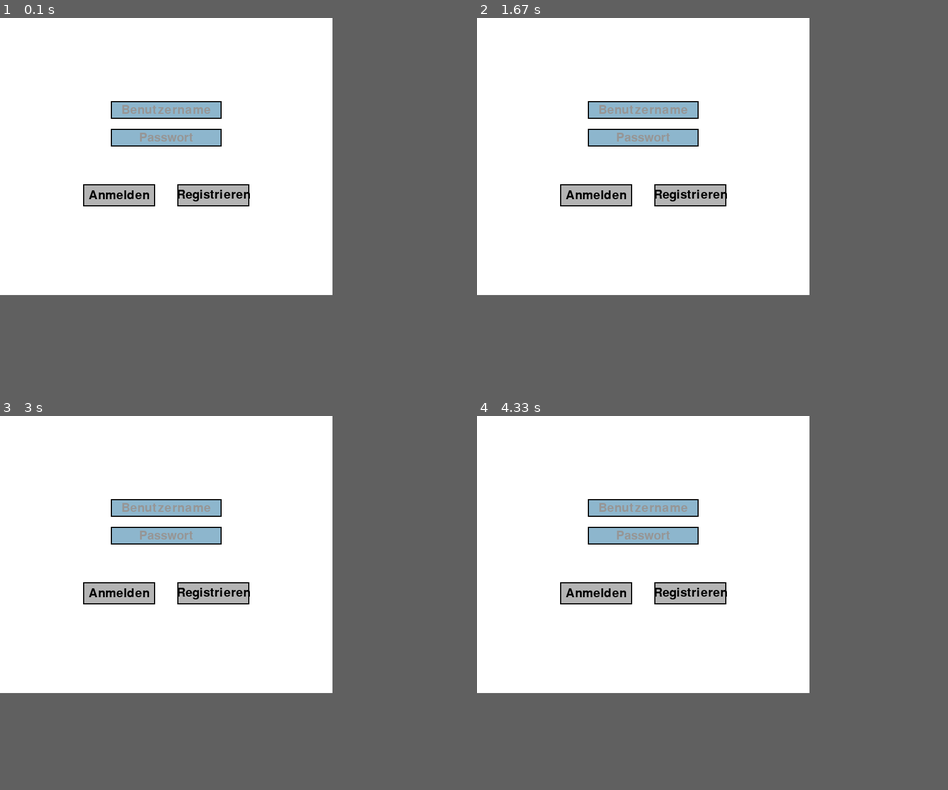
Above: before the commit, frames 1-4 (two rows, left to right).
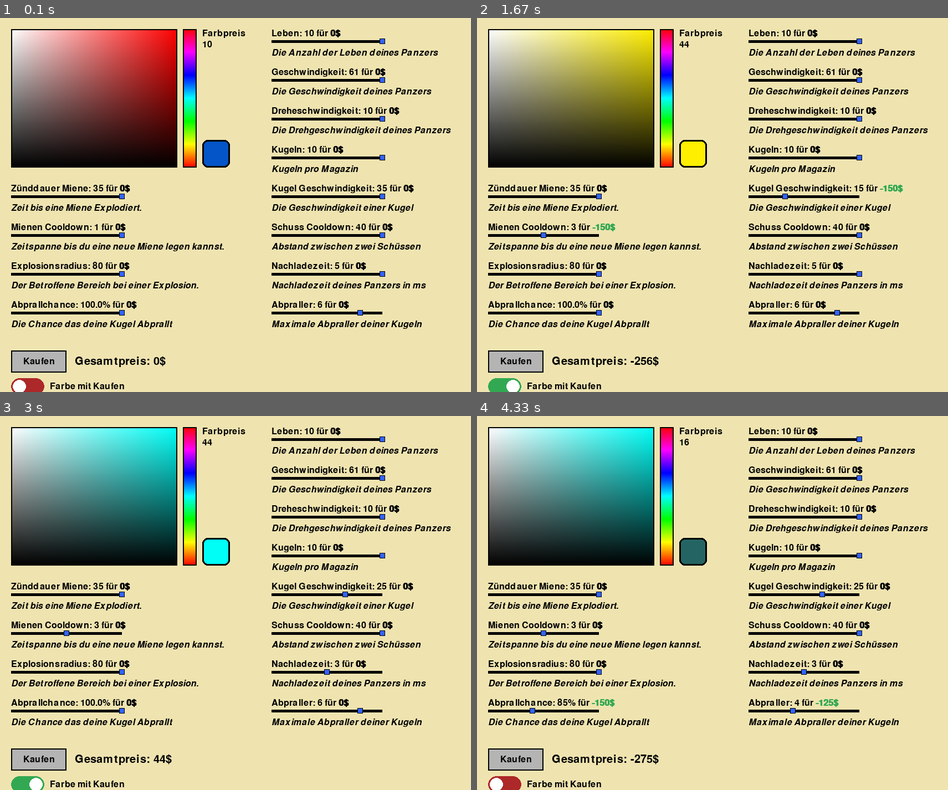
Above: after the commit, the same moments.

Repository: Keksfabrik-glitch/Panzerkiste
Game: pygame game, started from Main.py
Same seed, same stepped clock (60 frames per second), same inputs: the game is played once before the commit and once after it.
Inputs (mouse positions are in pixels of both pictures, inside the frame that each line leads up to):
- Up to frame 1 (0.1 s): no input
- Up to frame 2 (1.67 s): click (505, 384) at 0.38 s; click (514, 362) at 0.72 s, where only the run after the commit has a clickable "Kaufen"; press the mouse at (571, 96) at 1.03 s; move the mouse to (670, 145) at 1.13 s; release the mouse at (769, 193) at 1.27 s; press the mouse at (542, 234) at 1.37 s; move the mouse to (688, 205) at 1.47 s; release the mouse at (834, 171) at 1.6 s
- Up to frame 3 (3 s): press the mouse at (324, 670) at 1.7 s; move the mouse to (207, 614) at 1.8 s; release the mouse at (89, 554) at 1.93 s; press the mouse at (324, 595) at 2.03 s; move the mouse to (329, 588) at 2.13 s; release the mouse at (329, 580) at 2.27 s; press the mouse at (37, 760) at 2.37 s; move the mouse to (94, 718) at 2.47 s; release the mouse at (150, 681) at 2.6 s; press the mouse at (188, 494) at 2.7 s; move the mouse to (292, 546) at 2.8 s; release the mouse at (400, 599) at 2.93 s
- Up to frame 4 (4.33 s): press the mouse at (542, 711) at 3.03 s; move the mouse to (646, 644) at 3.13 s; release the mouse at (750, 580) at 3.27 s; press the mouse at (801, 711) at 3.37 s; move the mouse to (698, 689) at 3.47 s; release the mouse at (594, 666) at 3.6 s; press the mouse at (665, 494) at 3.7 s; move the mouse to (608, 502) at 3.8 s; release the mouse at (557, 509) at 3.93 s; press the mouse at (505, 782) at 4.03 s; move the mouse to (524, 748) at 4.13 s; release the mouse at (538, 718) at 4.27 s
In our replay, the window is 600x500 before the commit and 850x675 after it. These sizes can differ from the game's own. Grey fills any space a smaller window leaves; there, only what the larger window draws over its background counts as a difference.

The runs differ from the first frame. In frame 1, 57% of the frame differs, in the area x 0-96%, y 0-100%; in frame 2, 57%; in frame 3, 57%; in frame 4, 57%.

Commit message:
ui & ux Update
-Artefakte entfernt die zu Fehlern führen könnten.
Einstellungen:
+Layout geändert
+Akustisches Feedback beim Lautstärke verstellen
Shop:
-Buttons entfernt
-Rabatt Entfernt [vllt kommt er wieder]
+Visuelles Feedback zum Preis
+Alles auf einmal Kaufen
+Toggle Farbe mit kaufen [Von Einstellungen aber Modifiziert]

Diff:
--- a/Accounts.json
+++ b/Accounts.json
@@ -77,9 +77,9 @@
     "t": {
         "passwort": "5994471abb01112afcc18159f6cc74b4f511b99806da59b3caf5a9c173cacfc5",
         "stats": {
-            "punkte": 0,
+            "punkte": 513,
             "farbe": "[100, 255, 255, 255]",
-            "leben": 3,
+            "leben": 8,
             "schussCooldown": 250,
             "drehgeschwindigkeit": 5,
             "geschwindigkeit": 25,
@@ -94,8 +94,7 @@
             "explosionsRadius": 40
         },
         "Einstellungen": {
-            "Sound": true,
-            "Lautstärke": 0.0,
+            "Lautstärke": 0.32,
             "SL_beendbar": true
         }
     }
--- a/Einstellungen.py
+++ b/Einstellungen.py
@@ -19,16 +19,23 @@
 BLAU = (0, 169, 252)
 #Schrift
 pygame.font.init()
-FONT = pygame.font.SysFont("arial", 20)
+FONT = pygame.font.SysFont("arial", 20,bold =  True)
 #Sprite Groups
 slider = pygame.sprite.Group()
-
+pygame.mixer.init()
+BlingSound = pygame.mixer.Sound("Sounds/Lautstaerke.wav")
+sounds = [BlingSound]
+def setze_lautstärke(wert):
+    pygame.mixer.music.set_volume(wert)
+    for sound in sounds:
+        sound.set_volume(wert)
 
 
 def main(nutzer, screen=None):
     class SwitchButton:
         def __init__(self, x, y, parameter, label= None, width=60, height=30):
             self.rect = pygame.Rect(x, y, width, height)
+
             self.nutzer = nutzer
             self.parameter = parameter
             self.label = label
@@ -49,7 +56,7 @@
             # Text zeichnen links vom Button
             text_surface = FONT.render(self.label, True, WEISS)
             text_rect = text_surface.get_rect()
-            text_rect.midright = (self.rect.x - 10, self.rect.centery)  # 10px Abstand links vom Button
+            text_rect.midleft = (self.rect.right + 10, self.rect.centery)  # 10px Abstand links vom Button
             surface.blit(text_surface, text_rect)
 
 
@@ -108,6 +115,7 @@
             self.sliderPos = self.pos
             self.Toggle = Toggle
             self.handle_rect = pygame.Rect(self.sliderPos[0], self.sliderPos[1]-2.5, 10, self.größe[1]+5)
+            self.letzterSound = pygame.time.get_ticks()
             self.internValue = S.read(nutzer,self.SaveValue,"Einstellungen")
             if self.SaveValue == "Lautstärke":
                 self.internValue= self.internValue*100
@@ -148,6 +156,12 @@
                     self.Toggle.klick(0)
             S.write(nutzer, self.SaveValue, save, ort="Einstellungen", speicherort=E_Speicherort)
             self.SliderButtonPos()
+            if pygame.time.get_ticks() >= self.letzterSound + 20:
+                self.letzterSound = pygame.time.get_ticks()
+                lautstärke = S.read(nutzer, "Lautstärke", ort="Einstellungen")
+                setze_lautstärke(lautstärke)
+
+            BlingSound.play()
         def handle_event(self, pos):
             if self.InteractionRect.collidepoint(pos):
                 self.valueVonPos(pos)
@@ -158,8 +172,8 @@
 
     if screen is None:
         screen = pygame.display.set_mode((E_BREITE, E_HOEHE))
-    SoundToogle =  SwitchButton(300, 85,"Lautstärke","Sound")
-    StartLabelToggel = SwitchButton(300, 125, "SL_beendbar","Start Label überspringbar")
+    SoundToogle =  SwitchButton(130, 125,"Lautstärke","Sound")
+    StartLabelToggel = SwitchButton(130, 85, "SL_beendbar","Start Label überspringbar")
     switches = [SoundToogle,StartLabelToggel]
 
     LautstärkeSlider = Slider("Lautstärke",130,190,150,5,0,100,4,10,SoundToogle)
--- a/Shop.py
+++ b/Shop.py
@@ -20,11 +20,18 @@
     print("Bitte installiere sys, um alle Features freizuschalten")
 pygame.init()
 # Setup
+fontBold = pygame.font.SysFont(None,24,bold=True)
 font = pygame.font.SysFont(None, 24)
+fontKursiv = pygame.font.SysFont(None,24,False,True)
+fontBig = pygame.font.SysFont(None, 30)
+#Farben
 SAND = (239, 228, 176)
 SCHWARZ = (0,0,0)
 GRAU = (200, 200, 200)
 BLAU = (50, 100, 255)
+ROT = (173, 40, 40)
+WEIß = (255,255,255)
+Grün = (50, 168, 82)
 FarbStartPreis = 20
 PastelMaxAufpreis = 90
 #Sounds
@@ -63,6 +70,53 @@
     preis = max(preis,1)
     return preis
 
+class Toggle:
+        def __init__(self, x, y, zustand = False,label= None, width=60, height=30,):
+            self.rect = pygame.Rect(x, y, width, height)
+
+            self.label = label
+            if self.label is None:
+                self.label = self.parameter
+            self.zustand = zustand
+            self.anim_fortschritt = 1.0 if self.zustand else 0.0
+            self.anim_geschwindigkeit = 0.1
+            self.anim_zielwert = self.anim_fortschritt
+
+        def draw(self, surface):
+            # Text zeichnen links vom Button
+            text_surface = font.render(self.label, True, SCHWARZ)
+            text_rect = text_surface.get_rect()
+            text_rect.midleft = (self.rect.right + 10, self.rect.centery)  # 10px Abstand links vom Button
+            surface.blit(text_surface, text_rect)
+
+
+            r = ROT[0] + (Grün[0] - ROT[0]) * self.anim_fortschritt
+            g = ROT[1] + (Grün[1] - ROT[1]) * self.anim_fortschritt
+            b = ROT[2] + (Grün[2] - ROT[2]) * self.anim_fortschritt
+            color = (int(r), int(g), int(b))
+
+            pygame.draw.rect(surface, color, self.rect, border_radius=15)
+            kreis_radius = self.rect.height // 2 - 3
+
+            start = self.rect.x + kreis_radius + 3
+            ende = self.rect.right - kreis_radius - 3
+            kreis_x = start + (ende - start) * self.anim_fortschritt
+
+            kreis_center = (kreis_x, self.rect.centery)
+            pygame.draw.circle(surface, WEIß, kreis_center, kreis_radius)
+            if abs(self.anim_fortschritt - self.anim_zielwert) > 0.01:
+                richtung = 1 if self.anim_fortschritt < self.anim_zielwert else -1
+                self.anim_fortschritt += self.anim_geschwindigkeit * richtung
+                self.anim_fortschritt = max(0.0, min(1.0, self.anim_fortschritt))
+            else:
+                self.anim_fortschritt = self.anim_zielwert
+        def klick(self,zustand):
+            self.zustand = zustand
+            self.anim_zielwert = 1.0 if self.zustand else 0.0
+        def handle_event(self, pos):
+            if self.rect.collidepoint(pos):
+                self.zustand = not self.zustand
+                self.anim_zielwert = 1.0 if self.zustand else 0.0
 
 
 class Slider(pygame.sprite.Sprite):
@@ -136,12 +190,10 @@
 def Main(Nutzername):
     #Sounds
     lautstärke = Daten.read(Nutzername, "Lautstärke", ort="Einstellungen", speicherort=SH_Speicherort)
-    Sounds = Daten.read(Nutzername,"Sound", ort="Einstellungen", speicherort=SH_Speicherort)
     setze_lautstärke(lautstärke)
     P.sound_jingle.stop()
     laeuft = True
-    if Sounds:
-        sound_ca_cing.play()
+    #Eine Settings Gruppierung mit Preis Slider etc...
     class SettingsGroup():
         def kaufen(self):
             Geld = Daten.read(Nutzername,"punkte")
@@ -157,8 +209,7 @@
                     self.maxOwnedValue = self.maxOwnedValue*100
                 self.slider.internValue = self.value -self.min
                 self.slider.SliderButtonPos()
-                if Sounds:
-                    sound_ca_cing.play()
+
                 #if wintoast == True:
 
             else:
@@ -182,7 +233,7 @@
 
 
             self.value = self.maxOwnedValue
-            self.Button = Button(x,y+55, 100, 40, "Kaufen", self.kaufen)
+            #self.Button = Button(x,y+55, 100, 40, "Kaufen", self.kaufen)
             self.slider = Slider(x, y+20, 200, 5, self.maxOwnedValue,min,max, steps)
             self.slider.internValue = self.value -self.min
             self.slider.SliderButtonPos()
@@ -195,24 +246,33 @@
                 self.preis = self.preis *-1
             if self.preis < 0:
                 self.preis = self.preis/2
-            else:
-                self.preis = self.preis*(1-(int(self.value) - self.maxOwnedValue)/200)
             self.preis = int(self.preis)
         def buttonEvent(self,event):
             self.Button.handle_event(event)
         def draw(self,screen):
             self.slider.draw(screen)
             self.displayValue = self.value
+            farbe = SCHWARZ
+            if self.preis > 0:
+                farbe = ROT
+            elif self.preis < 0:
+                farbe = Grün
             if self.SaveName == "abprallChance":
-                #self.displayValue = self.value
-                screen.blit(font.render("{}: {}% für {}$".format(self.Titel,self.displayValue,self.preis),True, SCHWARZ), (self.pos))
+                textLinks = font.render(f"{self.Titel}: {self.displayValue}% für ", True, SCHWARZ)
+                textPreis = fontBold.render(f"{self.preis}$", True, farbe)
+                screen.blit(textLinks, self.pos); screen.blit(textPreis, (self.pos[0] + textLinks.get_width(), self.pos[1]))
             else:
-                screen.blit(font.render("{}: {} für {}$".format(self.Titel,self.displayValue,self.preis),True, SCHWARZ), (self.pos))
-            screen.blit(font.render(str(self.Beschreibung), True, SCHWARZ), (self.pos[0],self.pos[1]+35))
-            self.Button.draw(screen)
-
-    SH_BREITE = 1325
-    SH_HOEHE = 665
+                textLinks = font.render(f"{self.Titel}: {self.displayValue} für ", True, SCHWARZ)
+                textPreis = fontBold.render(f"{self.preis}$", True, farbe)
+                screen.blit(textLinks, self.pos); screen.blit(textPreis, (self.pos[0] + textLinks.get_width(), self.pos[1]))
+            #pygame.draw.line(screen, SCHWARZ,(self.pos[0], self.pos[1] + 55),(self.pos[0] + self.slider.größe[0], self.pos[1]  + 55),2)
+
+            screen.blit(fontKursiv.render(str(self.Beschreibung), True, SCHWARZ), (self.pos[0],self.pos[1]+35))
+            #self.Button.draw(screen)
+        def preis(self):
+            return self.preis
+    SH_BREITE = 850
+    SH_HOEHE = 675
 
     screen = pygame.display.set_mode((SH_BREITE, SH_HOEHE), pygame.RESIZABLE)
     Geld = Daten.read(Nutzername,"punkte")
@@ -225,7 +285,7 @@
 
 
     mouseUP = True
-    FARBBEREICH_POS = (10,10)
+    FARBBEREICH_POS = (20,20)
     farbe =  pygame.Color(*tuple(json.loads(Daten.read(Nutzername,"farbe"))))
     FarbTon= (255,0,0)
     FarbWahlHSVBereichGröße = (300,250)
@@ -233,29 +293,32 @@
     FarbTonSlider_pos = (310+FARBBEREICH_POS[0], FARBBEREICH_POS[1])
 
 
-    STATS_POS = (FARBBEREICH_POS[0]+470,10)
-
-    AbstandY = 135
-    #3. Reihe
-
-    GeschwindigkeitGroup = SettingsGroup(STATS_POS[0]+460,STATS_POS[1]+AbstandY*0,25,61,2,"Geschwindigkeit","geschwindigkeit","Die Geschwindigkeit deines Panzers",50/2)
-    DrehGeschwindigkeitsGroup = SettingsGroup(STATS_POS[0]+460,STATS_POS[1]+AbstandY*1,5,10,1,"Dreheschwindigkeit","drehgeschwindigkeit","Die Drehgeschwindigkeit deines Panzers",25)
-    AbprallerGroup = SettingsGroup(STATS_POS[0]+460,STATS_POS[1]+AbstandY*2,2,7,1,"Abpraller","abpraller","Maximale Abpraller deiner Kugeln",125)
-    AbprallChanceGroup = SettingsGroup(STATS_POS[0]+460,STATS_POS[1]+AbstandY*3,75,100,5,"Abprallchance","abprallChance","Die Chance das deine Kugel Abprallt",100/5)
-
+    STATS_POS = (FARBBEREICH_POS[0]+470,20)
+
+    AbstandY = 70
+
+
+
+    #SETTINGS GRUPPEN DEFINIEREN
     #2. Reihe
     lebenGroup = SettingsGroup(STATS_POS[0],STATS_POS[1]+AbstandY*0,3,10,1,"Leben","leben","Die Anzahl der Leben deines Panzers",100)
-    MaxKugelnGroup = SettingsGroup(STATS_POS[0],STATS_POS[1]+AbstandY*1,5,10,1,"Kugeln","maxKugeln","Kugeln pro Magazin",75)
-    KugelSpeedGroup = SettingsGroup(STATS_POS[0],STATS_POS[1]+AbstandY*2,5,35,10,"Kugel Geschwindigkeit","kugelSpeed","Die Geschwindigkeit einer Kugel",150/10)
-    SchussCooldownGroup = SettingsGroup(STATS_POS[0],STATS_POS[1]+AbstandY*3,240,40,20,"Schuss Cooldown","schussCooldown","Abstand zwischen zwei Schüssen",150/20)
-    NachladezeitGroup = SettingsGroup(STATS_POS[0],STATS_POS[1]+AbstandY*4,1,5,1,"Nachladezeit","nachladezeit","Nachladezeit deines Panzers in ms",150)
-
+    GeschwindigkeitGroup = SettingsGroup(STATS_POS[0],STATS_POS[1]+AbstandY*1,25,61,2,"Geschwindigkeit","geschwindigkeit","Die Geschwindigkeit deines Panzers",50/2)
+    DrehGeschwindigkeitsGroup = SettingsGroup(STATS_POS[0],STATS_POS[1]+AbstandY*2,5,10,1,"Dreheschwindigkeit","drehgeschwindigkeit","Die Drehgeschwindigkeit deines Panzers",25)
+
+    MaxKugelnGroup = SettingsGroup(STATS_POS[0],STATS_POS[1]+AbstandY*3,5,10,1,"Kugeln","maxKugeln","Kugeln pro Magazin",75)
+    KugelSpeedGroup = SettingsGroup(STATS_POS[0],STATS_POS[1]+AbstandY*4,5,35,10,"Kugel Geschwindigkeit","kugelSpeed","Die Geschwindigkeit einer Kugel",150/10)
+    SchussCooldownGroup = SettingsGroup(STATS_POS[0],STATS_POS[1]+AbstandY*5,240,40,20,"Schuss Cooldown","schussCooldown","Abstand zwischen zwei Schüssen",150/20)
+    NachladezeitGroup = SettingsGroup(STATS_POS[0],STATS_POS[1]+AbstandY*6,1,5,1,"Nachladezeit","nachladezeit","Nachladezeit deines Panzers in ms",150)
+    AbprallerGroup = SettingsGroup(STATS_POS[0],STATS_POS[1]+AbstandY*7,2,7,1,"Abpraller","abpraller","Maximale Abpraller deiner Kugeln",125)
 
     #1. Reihe
-    mieneZeitGroup = SettingsGroup(STATS_POS[0]-460,STATS_POS[1]+AbstandY*2,15,35,5,"Zünddauer Miene","mieneZeit","Zeit bis eine Miene Explodiert.",75/5)
-    mienenCooldownGroup = SettingsGroup(STATS_POS[0]-460,STATS_POS[1]+AbstandY*3,5,1,1,"Mienen Cooldown","mieneCooldown","Zeitspanne bis du eine neue Miene legen kannst.",150)
-    explosionsRadiusGroup = SettingsGroup(STATS_POS[0]-460,STATS_POS[1]+AbstandY*4,40,80,10,"Explosionsradius","explosionsRadius","Der Betroffene Bereich bei einer Explosion.",100/10)
+    mieneZeitGroup = SettingsGroup(STATS_POS[0]-470,STATS_POS[1]+AbstandY*4,15,35,5,"Zünddauer Miene","mieneZeit","Zeit bis eine Miene Explodiert.",75/5)
+    mienenCooldownGroup = SettingsGroup(STATS_POS[0]-470,STATS_POS[1]+AbstandY*5,5,1,1,"Mienen Cooldown","mieneCooldown","Zeitspanne bis du eine neue Miene legen kannst.",150)
+    explosionsRadiusGroup = SettingsGroup(STATS_POS[0]-470,STATS_POS[1]+AbstandY*6,40,80,10,"Explosionsradius","explosionsRadius","Der Betroffene Bereich bei einer Explosion.",100/10)
     #mienenAnzahlGroup = SettingsGroup(STATS_POS[0],STATS_POS[1]+AbstandY*6,5,10,1,"Kugeln","maxKugeln","Kugeln pro Magazin",75) UNENDLICH PRO SPIEL ZURZEIT. LEVELABHÄNGIG
+
+    AbprallChanceGroup = SettingsGroup(STATS_POS[0]-470,STATS_POS[1]+AbstandY*7,75,100,5,"Abprallchance","abprallChance","Die Chance das deine Kugel Abprallt",100/5)
+
     SettingGroupsss = [lebenGroup,GeschwindigkeitGroup,DrehGeschwindigkeitsGroup,MaxKugelnGroup,KugelSpeedGroup,SchussCooldownGroup,NachladezeitGroup,AbprallerGroup,AbprallChanceGroup,mieneZeitGroup,mienenCooldownGroup,explosionsRadiusGroup]
 
 
@@ -266,14 +329,14 @@
         if Geld >= Farbpreis:
             Daten.write(Nutzername,"punkte",(Daten.read(Nutzername,"punkte")-Farbpreis))
             Daten.write(Nutzername, "farbe", json.dumps(list(farbe)))
-            if Sounds:
-                sound_ca_cing.play()
+
             #if wintoast == True:
 
         else:
             if wintoast:
                 toast("Fehler","Du hast zu wenig Geld. Suche eine andere Farbe aus, oder verdiene mehr Geld.",audio='ms-winsoundevent:Notification.IM')
         pygame.display.set_caption("Shop | Guthaben: {}$".format(Daten.read(Nutzername,"punkte")))
+    #FarbSlider
     basis = pygame.Surface((360, 1))
     for x in range(360):
         h = x / 360
@@ -284,21 +347,38 @@
     FarbWahlSurface = pygame.Surface(FarbWahlHSVBereichGröße)
     Farbpreis = 10
 
-    FarbeKaufenButton = Button(FARBBEREICH_POS[0]+345,FARBBEREICH_POS[1]+50, 100, 40, "Kaufen", FarbeKaufen)
-
-    hintergrund = pygame.image.load("Hintergrund_Shop.png")
-    hintergrund = pygame.transform.scale(hintergrund,(SH_BREITE, SH_HOEHE))  # Skaliere Hintergrundbild auf die angegebene Größe
+    FarbeMitKaufenToggle = Toggle(FARBBEREICH_POS[0],650,False,"Farbe mit Kaufen")
+    def KaufeAlles():
+
+        for group in SettingGroupsss:
+            group.kaufen()
+        if FarbeMitKaufenToggle.zustand == True:
+            FarbeKaufen()
+        sound_ca_cing.play()
+    global GesamtPreis
+    GesamtPreis = 0
+    def updatePreise():
+        GesamtPreis = 0
+        for group in SettingGroupsss:
+            GesamtPreis += group.preis
+        if FarbeMitKaufenToggle.zustand == True:
+            GesamtPreis += FarbPreisBerechnen(farbe)
+        return GesamtPreis
+    KaufenButton = Button(FARBBEREICH_POS[0],600, 100, 40, "Kaufen", KaufeAlles)
+
+
     while laeuft:
-        screen.blit(hintergrund, (0, 0))
+        screen.fill(SAND)
 
         for event in pygame.event.get ():
             if event.type == pygame.MOUSEBUTTONDOWN:
                 mouseUP = False
-                for group in SettingGroupsss:
-                    group.buttonEvent(pygame.mouse.get_pos())
-                FarbeKaufenButton.handle_event(pygame.mouse.get_pos())
+                GesamtPreis = updatePreise()
+                FarbeMitKaufenToggle.handle_event(pygame.mouse.get_pos())
+                KaufenButton.handle_event(pygame.mouse.get_pos())
             if event.type == pygame.MOUSEBUTTONUP:
                 mouseUP = True
+                GesamtPreis = updatePreise()
             if event.type == pygame.QUIT:
                 laeuft = False
 
@@ -321,6 +401,7 @@
                 else:
                     farbe = farbe
             Farbpreis = FarbPreisBerechnen(farbe) # Punkte
+            GesamtPreis = updatePreise()
 
         screen.blit(FarbTonSurface, FarbTonSlider_pos)
         pygame.draw.rect(screen, (0, 0, 0), ((FarbTonSlider_pos[0],FarbTonSlider_pos[1]), (FarbTonSliderGröße[0],FarbTonSliderGröße[1])), 2, )
@@ -345,12 +426,14 @@
 
         screen.blit(font.render("Farbpreis", True, SCHWARZ), (FARBBEREICH_POS[0]+345,FARBBEREICH_POS[1]))
         screen.blit(font.render(str(Farbpreis), True, SCHWARZ), (FARBBEREICH_POS[0]+345,FARBBEREICH_POS[1]+20))
-        FarbeKaufenButton.draw(screen)
-
+        KaufenButton.draw(screen)
+        FarbeMitKaufenToggle.draw(screen)
 
         for group in SettingGroupsss:
             group.draw(screen)
+
+        screen.blit(fontBig.render("Gesamtpreis: {}$".format(GesamtPreis),True,SCHWARZ),(FARBBEREICH_POS[0]+ 115,610))
         pygame.display.flip()
         clock.tick(60)
 
-#Main("_Hannes_")
+Main("_Hannes_")
--- a/Startbildschirm.py
+++ b/Startbildschirm.py
@@ -24,11 +24,11 @@
     SB_BREITE = 600  # screenbreite für Startbildschirm
     SB_HOEHE = 600   # screenhöhe für Startbildschirm
     #Sounds
-    Sounds = S.read(Nutzername,"Sound",ort="Einstellungen",speicherort =SB_Speicherort)
+
     lautstärke = S.read(Nutzername,"Lautstärke",ort = "Einstellungen",speicherort=SB_Speicherort)
     setze_lautstärke(lautstärke)
-    if Sounds:
-        sound_startbildschirm.play(loops=-1)
+
+    sound_startbildschirm.play(loops=-1)
     screen = pygame.display.set_mode((SB_BREITE, SB_HOEHE))  # screengröße für den Startbildschirm
     pygame.display.set_caption("Startbildschirm")  # screentitel
 
@@ -64,8 +64,7 @@
                 elif event.key == pygame.K_RETURN:
                     auswahl = stellen[selected_index]
                     if auswahl == "Singleplayer":
-                        if Sounds:
-                            sound_startbildschirm.stop()
+                        sound_startbildschirm.stop()
                         if wintoast:
                             notify(progress={
                                 'title': 'Wird gestartet',
@@ -94,20 +93,16 @@
                         return "Singleplayer"
 
                     elif auswahl == "Multiplayer":
-                        if Sounds:
-                            sound_startbildschirm.stop()
+                        sound_startbildschirm.stop()
                         return "Multiplayer"
                     elif auswahl == "Einstellungen":
-                        if Sounds:
-                            sound_startbildschirm.stop()
+                        sound_startbildschirm.stop()
                         return "Einstellungen"
                     elif auswahl == "Beenden":
-                        if Sounds:
-                            sound_startbildschirm.stop()
+                        sound_startbildschirm.stop()
                         return "Beenden"
                     elif auswahl == "Shop":
-                        if Sounds:
-                            sound_startbildschirm.stop()
+                        sound_startbildschirm.stop()
                         return "Shop"
 
         pygame.display.flip()
Not shown, added: Sounds/Lautstaerke.wav
